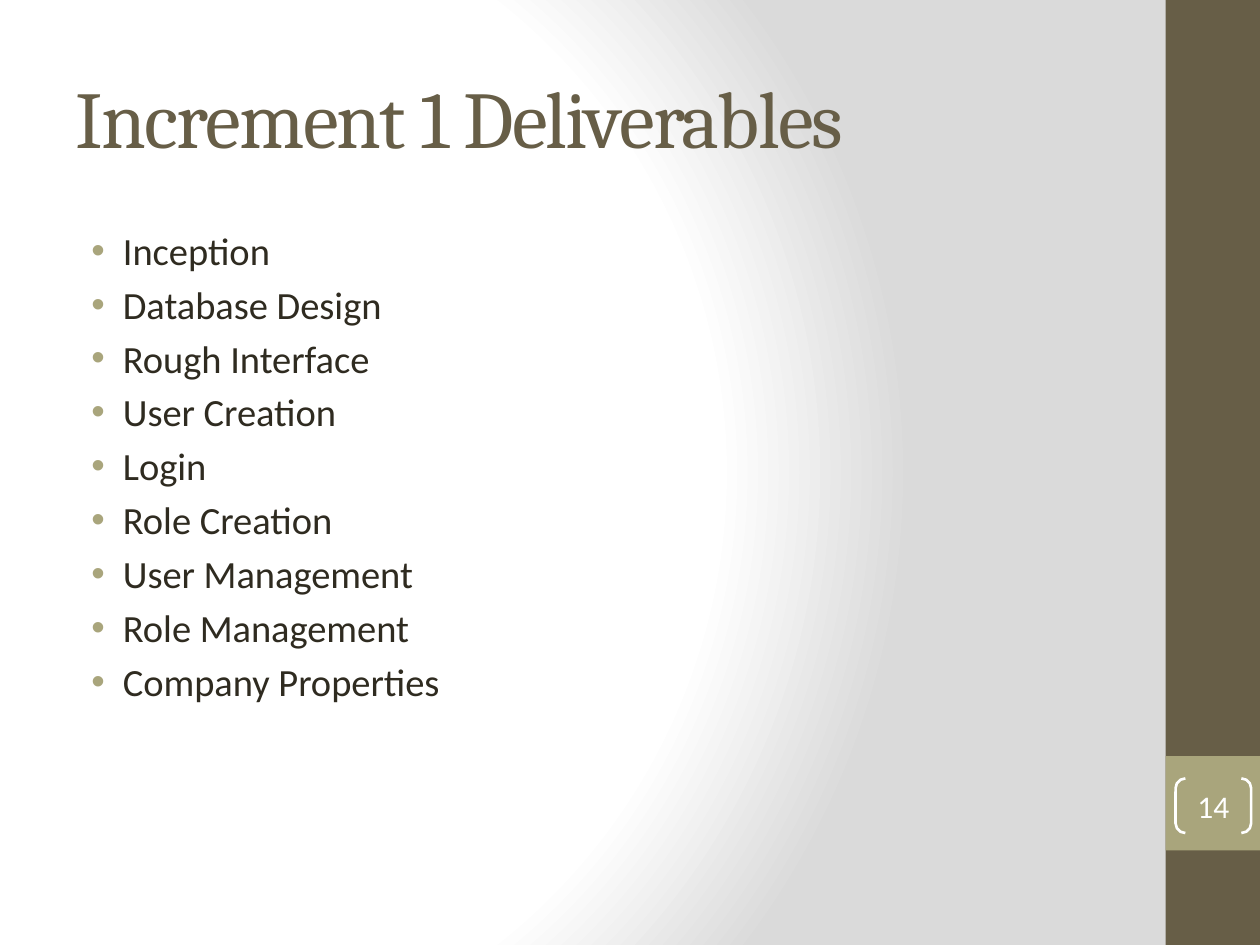
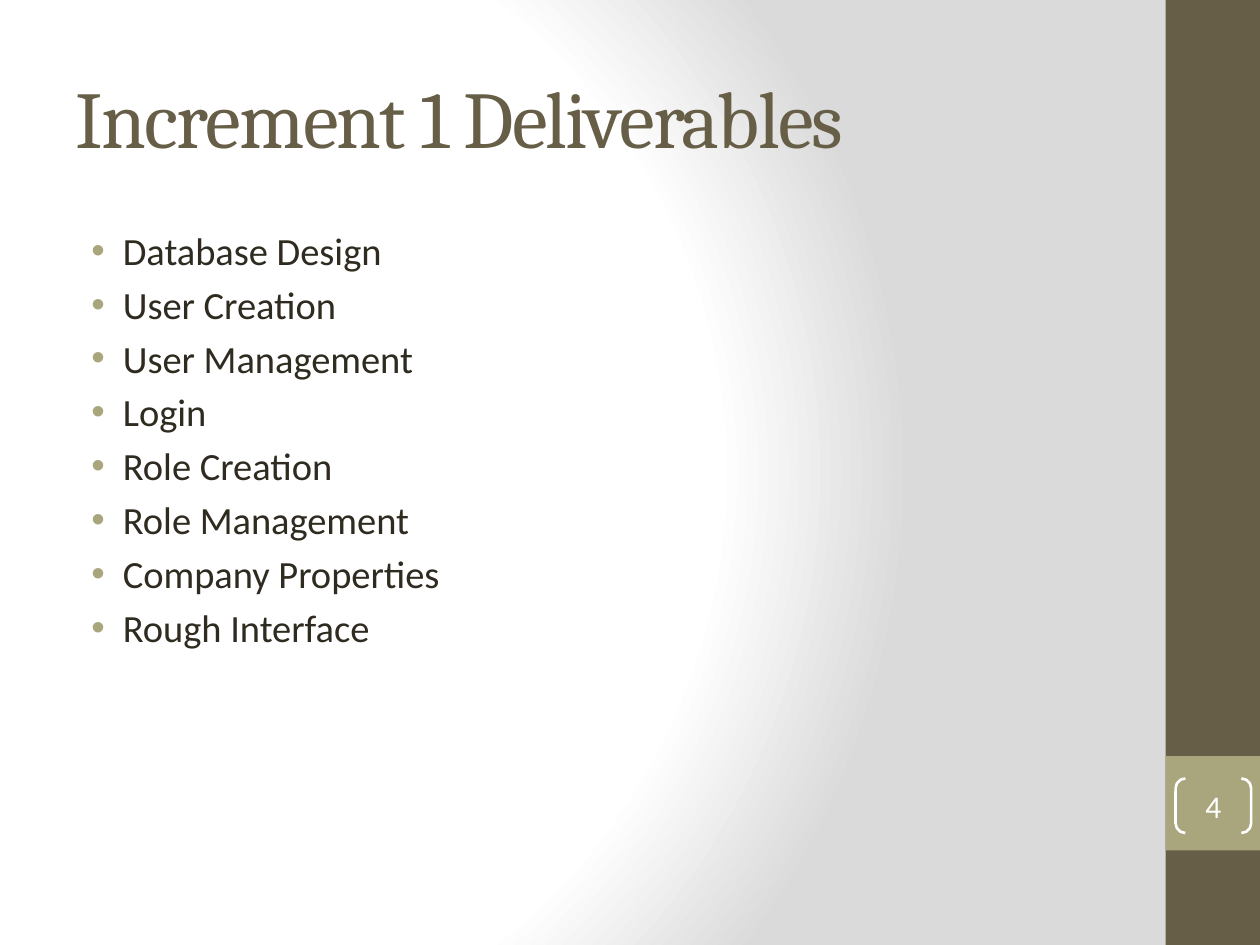
Before and after one commit to DanLain/ProjectManagement, a slide deck: slide 4 of Project Plan/Team 3 Vision and Proejct Plan.pptx (slide 14 before the commit). Drawn at 1260x945 pixels with LibreOffice and Linux fonts; fonts in the diff are those of the drawing. Boxes give left, top, right and bottom in pixels: in the first picture for what was removed or moved away, otherwise in the second. Text is boxed around its words. In the diff, an @@ line names an element or a change of style, - is before the commit and + after.

```diff
--- a/Project Plan/Team 3 Vision and Proejct Plan.pptx
+++ b/Project Plan/Team 3 Vision and Proejct Plan.pptx
@@ text at box(123, 238, 270, 272): paragraph removed @@
-• Inception
@@ text at box(123, 346, 369, 380): paragraph removed @@
-• Rough Interface
@@ text at box(123, 348, 413, 380): paragraph added @@
+• User Management
@@ text at box(123, 563, 413, 595): paragraph removed @@
-• User Management
@@ text at box(123, 615, 369, 649): paragraph added @@
+• Rough Interface
@@ page number at box(1205, 798, 1221, 818): text changed @@
-14
+4
```
Also in this commit, not shown: 1 other slide changed, 6 slides added, 11 slides removed.
